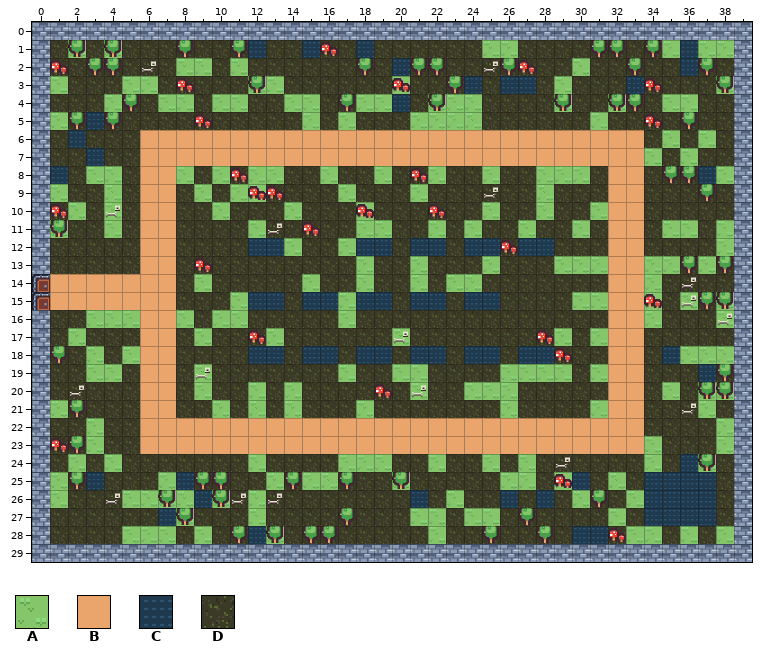
An edit to a level. Tiled map (JSON), assets/maps/murky_bog.tmj. The picture above is the old version.
Cells are 32x32 px. Shown: x 0..39, y 0..29. The commit also replaced the tileset; all pictures use the new one.
Key: from "tiles": A 1, B 2, C 6, D 13.
_ is an empty cell, # one hidden under a higher layer.
Layers that did not change in this view are not listed.
Layer "ground" before, first column x 0:
 0 ########################################
 1 #DADADDDDDDDCDDCDDCDDDDDDAADDDDDDDDACAA#
 2 #DDDDDDDAADADDDDDDDDCDDDDDDDDDADDDDDCDD#
 3 #ADDDAADDDDDAADDDDDDADDDCDCCDADDDCDDDDA#
 4 #DDDADDAADAADDAADDAACDAAADDDDADDADDAADD#
 5 #ADCDDDDDDDDDDDADADDDAAAADDDDDDADDDDDDD#
 6 #DCDDDBBBBBBBBBBBBBBBBBBBBBBBBBBBBDADAD#
 7 #DDCDDBBBBBBBBBBBBBBBBBBBBBBBBBBBBADADD#
 8 #CDAADBBADADAADDADDADDADDADDAAADBBDDDCA#
 9 #ADDADBBDADAADDDDADDDADDDDDDADDDBBDDDDD#
10 #DADADBBDDADDDADDDADDDDDDADDADDABBDDDDD#
11 #ADDADBBDDDDADDDDDAADDADADDADDADBBDAADA#
12 #DDDDDBBDDDDCCADDACCDCCDCCDCCDDDBBDDDDA#
13 #DDDDDBBDDDDDDDDDDADDADDDADDDAAABBAADAD#
14 #BBBBBBBDADDDDDADDADDADAADDDDDDDBBADDDD#
15 #BBBBBBBDDDACCDCCACCDCCDCCDDDDAABBADADA#
16 #DDAAABBADAADDDDDADDDDDDDDDDDDDDBBADDDA#
17 #DADDDBBDADDDADDDDDDADDDDDDDDADABBDDDDD#
18 #DDADABBDDDDCCDCCDCCDCCDCCDCCDDDBBDCAAA#
19 #DDAADBBDADDDDDDDADDAADDDDAAAADABBDDDCD#
20 #DDDDDBBDADDADADDDDDDADDAAADDDDDBBDADAA#
21 #ADDDDBBDDADADADDDADDDDDDDADDDDABBDDDAD#
22 #DDADDBBBBBBBBBBBBBBBBBBBBBBBBBBBBDDDDA#
23 #DDADDBBBBBBBBBBBBBBBBBBBBBBBBBBBBADDDA#
24 #DADADDDDDDDADDDDAAADDADDADADDDDDDADCAD#
25 #ADCDDDACDDDDADAADDDADDDDDAADACDADCCCCD#
26 #ADDDAAAACADADDDDDDDDCDADDCDCDADDACCCCD#
27 #DDDDDDCADDDADDDDDDDDAADAADDDDDDADCCCCD#
28 #DDDDAAADADDCADDDDDDDDADDDDDDDCCDAADADA#
29 ########################################
New version:
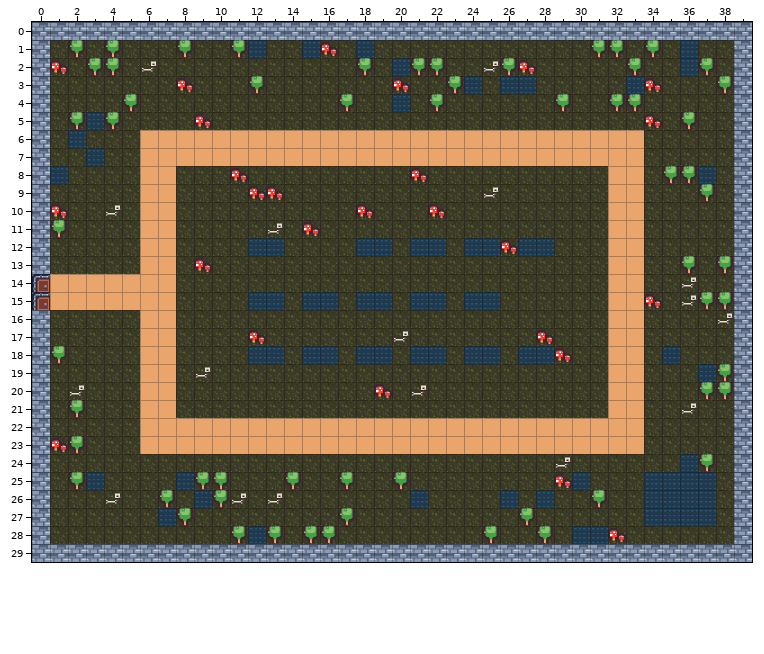
Changes in this commit:
Layer "ground":
The edit turns tile A into tile D in row 1 at x 2, 4, 25 to 26, 35 and 37 to 38; in row 2 at x 8 to 9, 11 and 30; in row 3 at x 1, 5 to 6, 12 to 13, 20, 29 and 38; in row 4 at x 4, 7 to 8, 10 to 11, 14 to 15, 18 to 19, 22 to 24, 29, 32 and 35 to 36; in row 5 at x 1, 15, 17, 21 to 24 and 31; in row 6 at x 35 and 37.
The edit turns tile A into tile D in row 7 at x 34 and 36; in row 8 at x 3 to 4, 8, 10, 12 to 13, 16, 19, 22, 25, 28 to 30 and 38; in row 9 at x 1, 4, 9, 11 to 12, 17, 21 and 28; in row 10 at x 2, 4, 10, 14, 18, 25, 28 and 31; in row 11 at x 1, 4, 12, 18 to 19, 22, 24, 27, 30, 35 to 36 and 38; in row 12 at x 14, 17 and 38.
The edit turns tile A into tile D in row 13 at x 18, 21, 25, 29 to 31, 34 to 35 and 37; in row 14 at x 9, 15, 18, 21, 23 to 24 and 34; in row 15 at x 11, 17, 30 to 31, 34, 36 and 38; in row 16 at x 3 to 5, 8, 10 to 11, 17, 34 and 38; in row 17 at x 2, 9, 13, 20, 29 and 31; in row 18 at x 3, 5 and 36 to 38.
The edit turns tile A into tile D in row 19 at x 3 to 4, 9, 17, 20 to 21, 26 to 29 and 31; in row 20 at x 9, 12, 14, 21, 24 to 26, 35 and 37 to 38; in row 21 at x 1, 10, 12, 14, 18, 26, 31 and 37; in row 22 at x 3 and 38; in row 23 at x 3, 34 and 38; in row 24 at x 2, 4, 12, 17 to 19, 22, 25, 27, 34 and 37.
The edit turns tile A into tile D in row 25 at x 1, 7, 13, 15 to 16, 20, 26 to 27, 29 and 32; in row 26 at x 1, 5 to 8, 10, 12, 23, 30 and 33; in row 27 at x 8, 12, 21 to 22, 24 to 25 and 32; in row 28 at x 5 to 7, 9, 13, 22, 33 to 34, 36 and 38.
